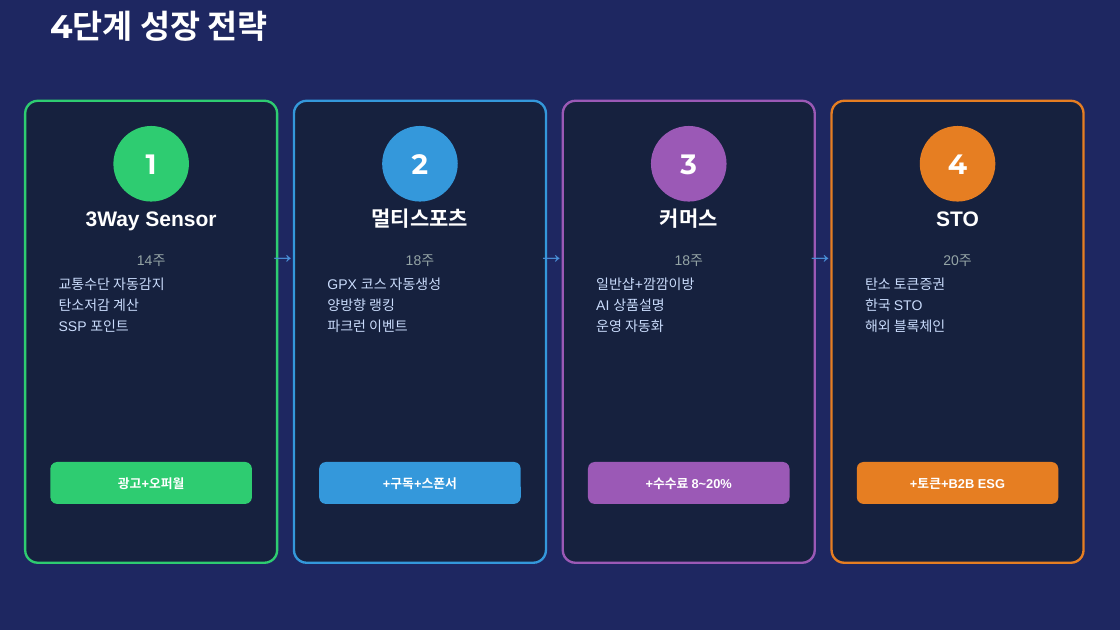
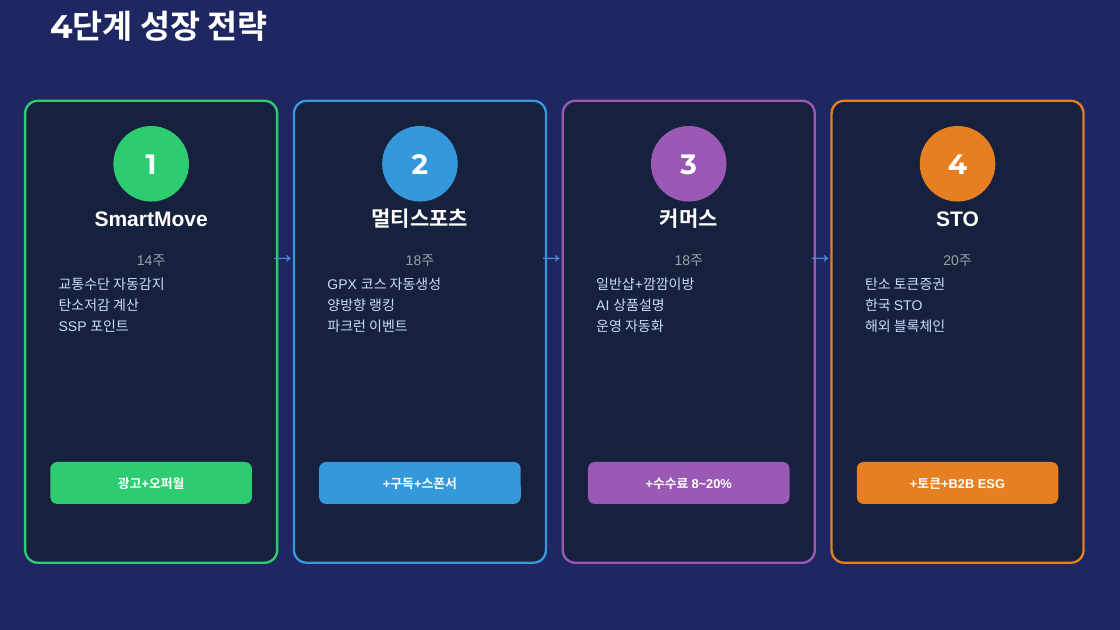
Before and after one commit to goldencircle1109/app-renewal, a slide deck: slide 4 of docs/shareholder/WB_App_Renewal_Shareholder_Report_2026.pptx. Drawn at 1120x630 pixels with LibreOffice and Linux fonts; fonts in the diff are those of the drawing. Boxes give left, top, right and bottom in pixels: in the first picture for what was removed or moved away, otherwise in the second. Text is boxed around its words. In the diff, an @@ line names an element or a change of style, - is before the commit and + after.

```diff
--- a/docs/shareholder/WB_App_Renewal_Shareholder_Report_2026.pptx
+++ b/docs/shareholder/WB_App_Renewal_Shareholder_Report_2026.pptx
@@ text at [95,211,208,227]: text changed @@
-3Way Sensor
+SmartMove
```
Also in this commit, not shown: 1 other slide changed, 3 other files.
